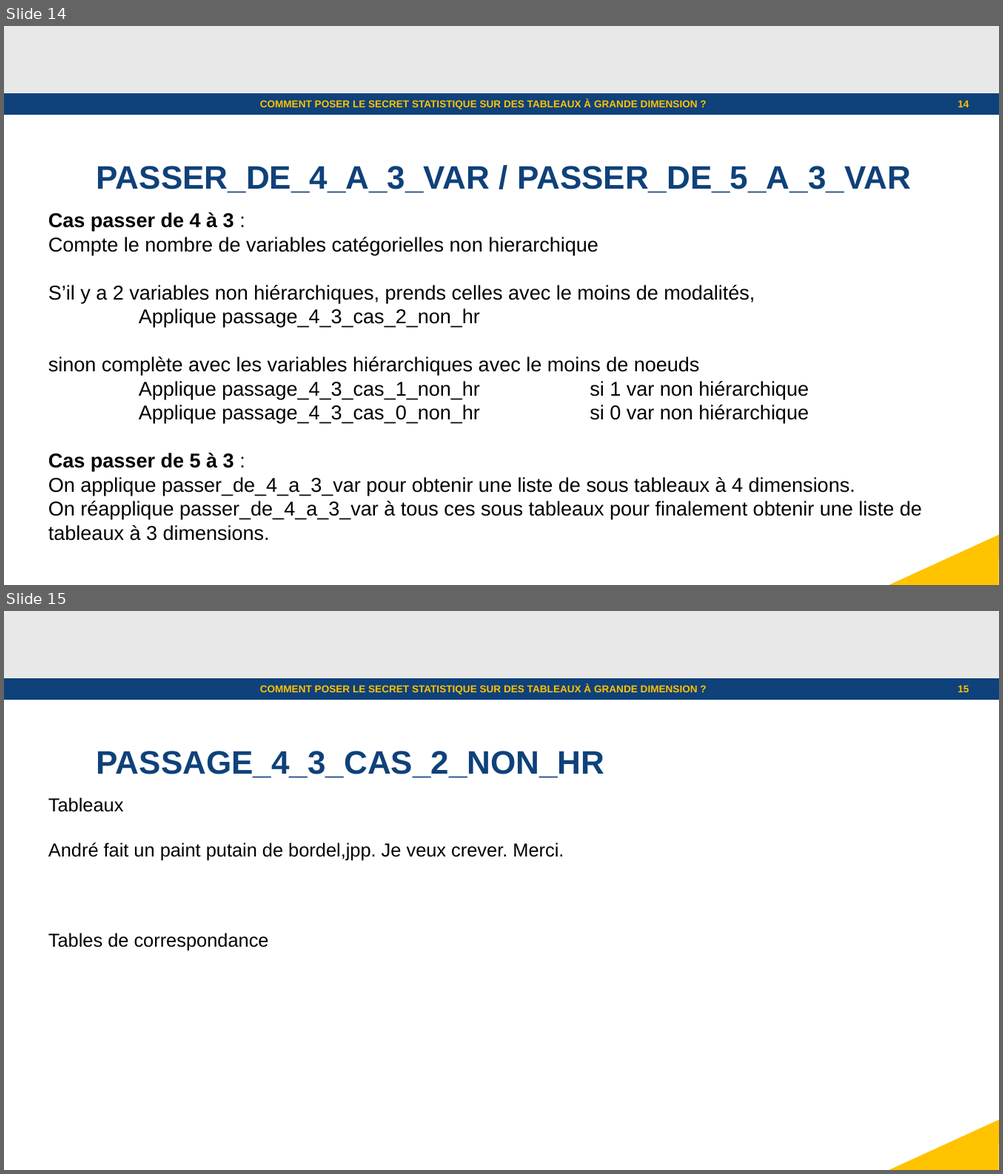
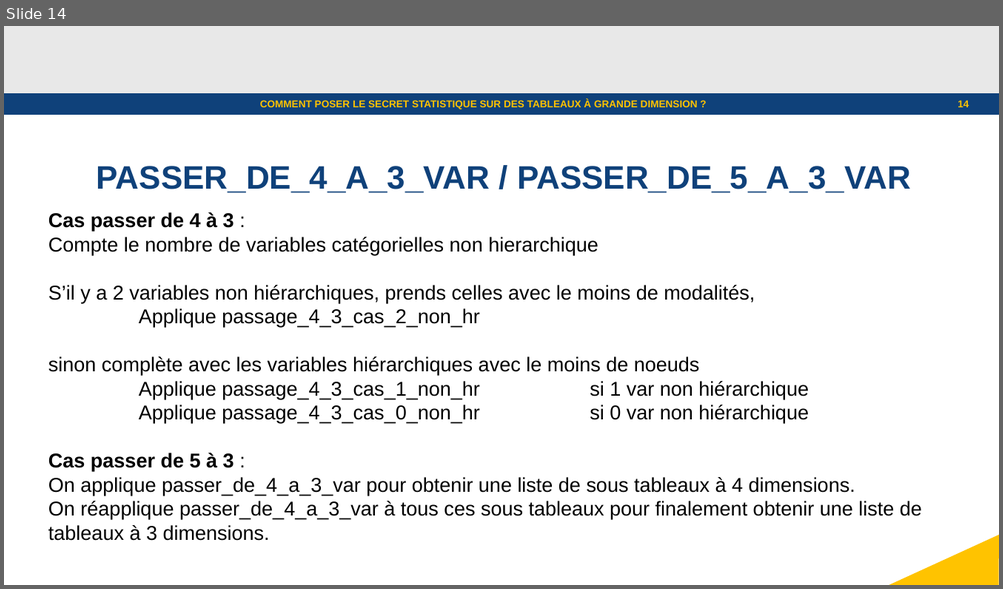
Before and after one commit to julienjamme/stage1A_2023, a slide deck: presentation_mi_parcours.odp. Shown one above the other, each under a label of ours: slides 14 and 15 before the commit, slide 14 after it. The pictures are 1003x1174 and 1003x589 pixels, drawn with LibreOffice and Linux fonts; fonts in the diff are those of the drawing; background and template pictures are left out. Boxes give left, top, right and bottom in pixels: in the first picture for what was removed or moved away, otherwise in the second. Text is boxed around its words. In the diff, an @@ line names an element or a change of style, - is before the commit and + after.

```diff
--- a/presentation_mi_parcours.odp
+++ b/presentation_mi_parcours.odp
@@ slide 15 removed at [4,611,999,1170], background #FFFFFF; not listed: 3 template elements that a slide beside it also shows @@
@@ text removed at [260,685,697,695] @@
-COMMENT POSER LE SECRET STATISTIQUE SUR DES TABLEAUX À GRANDE DIMENSION ?
@@ page number removed at [957,685,968,692] @@
-15
@@ text removed at [96,751,605,778] @@
-PASSAGE_4_3_CAS_2_NON_HR
@@ text removed at [48,797,563,951] @@
-Tableaux
-André fait un paint putain de bordel,jpp. Je veux crever. Merci.
-Tables de correspondance
```
Also in this commit, not shown: 5 slides changed, 3 slides added.
